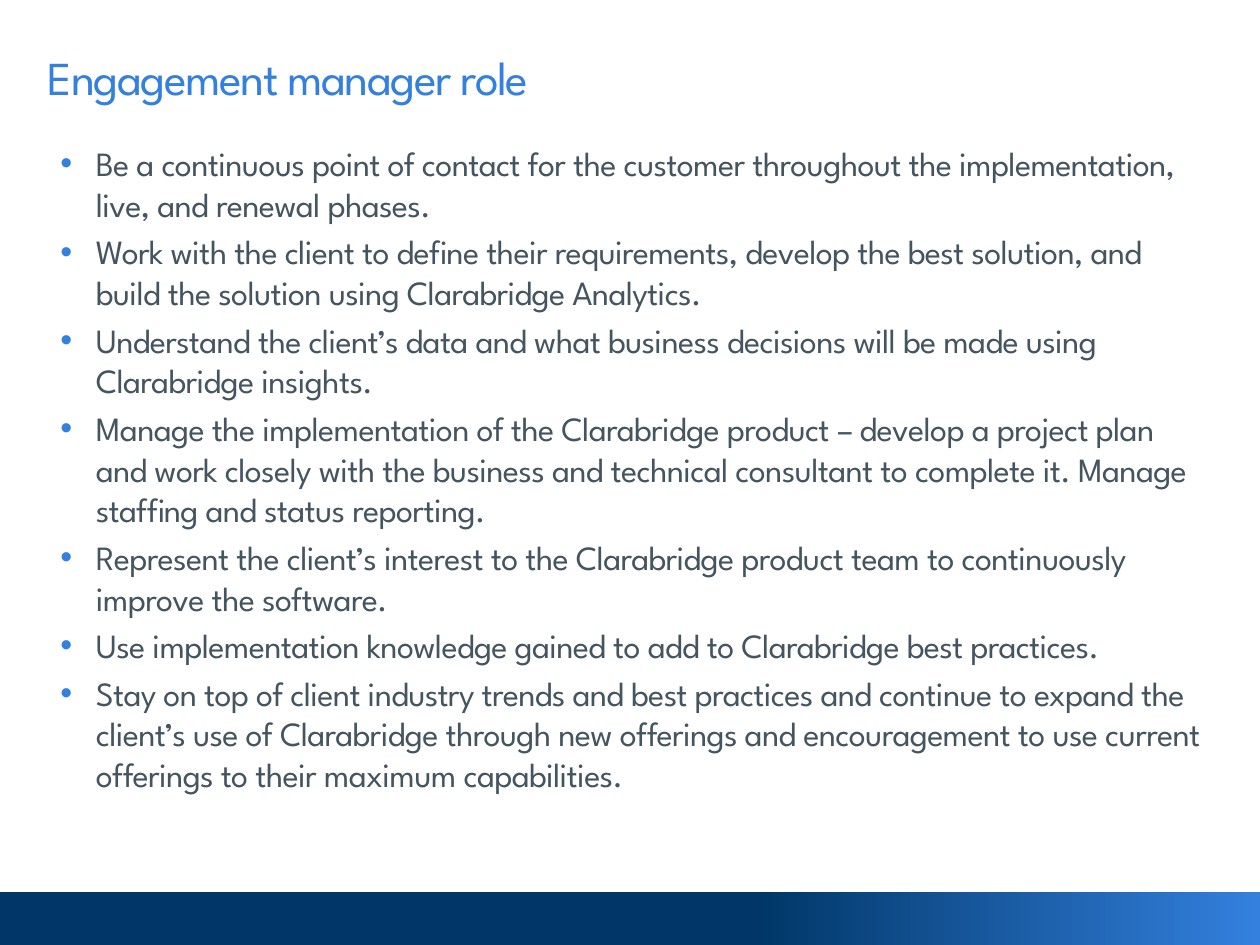
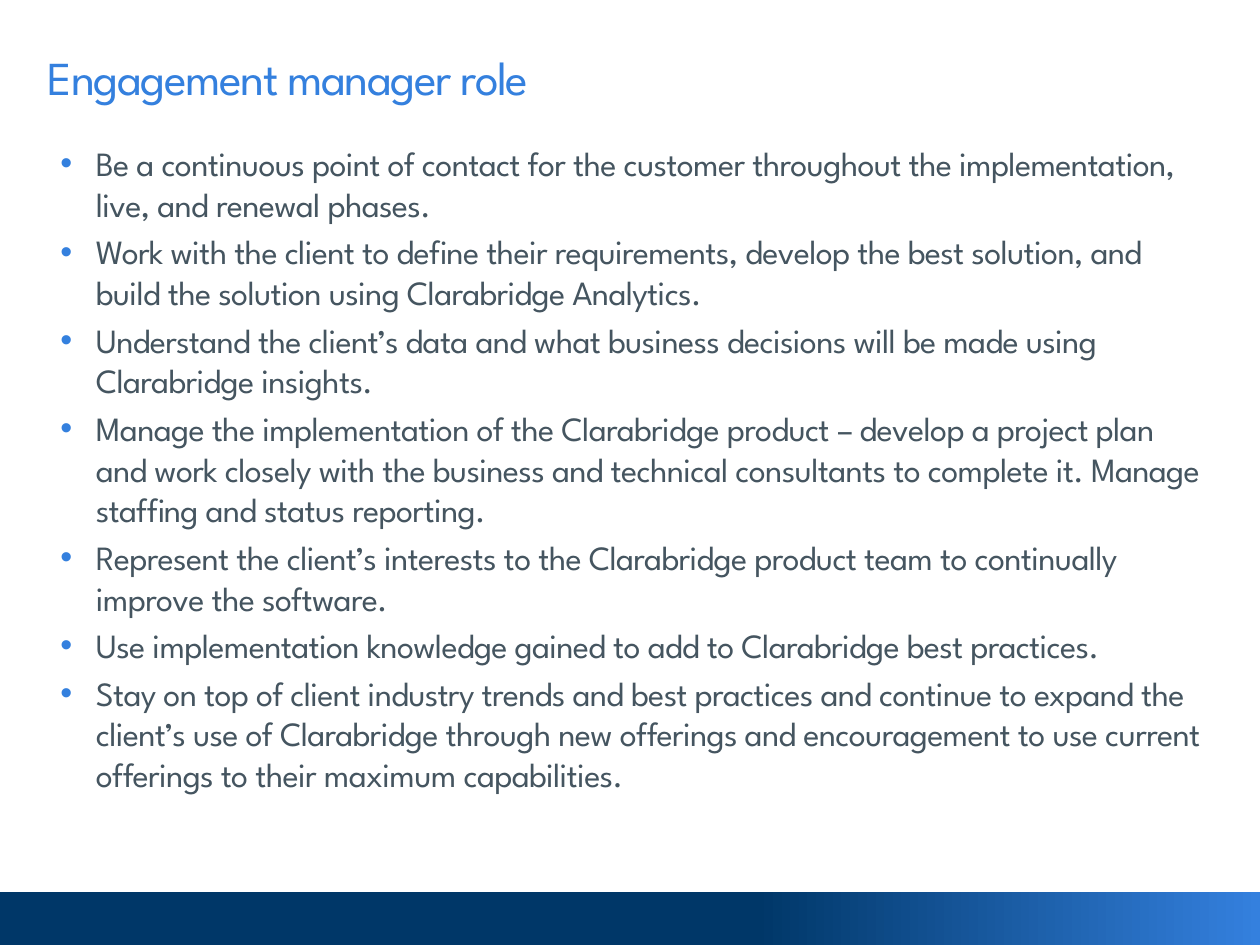
Before and after one commit to goodmorningdata/Clarabridge, a slide deck: slide 2 of 20191009_ace_presentation.pptx. Drawn at 1260x945 pixels with LibreOffice and Linux fonts; fonts in the diff are those of the drawing; background and template pictures are left out. Boxes give left, top, right and bottom in pixels: in the first picture for what was removed or moved away, otherwise in the second. Text is boxed around its words. In the diff, an @@ line names an element or a change of style, - is before the commit and + after.

```diff
--- a/20191009_ace_presentation.pptx
+++ b/20191009_ace_presentation.pptx
@@ text at (96, 417, 1200, 618): text changed @@
-• Manage the implementation of the Clarabridge product – develop a project plan and work closely with the business and technical consultant to complete it. Manage staffing and status reporting.
-• Represent the client’s interest to the Clarabridge product team to continuously improve the software.
+• Manage the implementation of the Clarabridge product – develop a project plan and work closely with the business and technical consultants to complete it. Manage staffing and status reporting.
+• Represent the client’s interests to the Clarabridge product team to continually improve the software.
```
Also in this commit, not shown: 4 other slides changed, 1 slide added.
